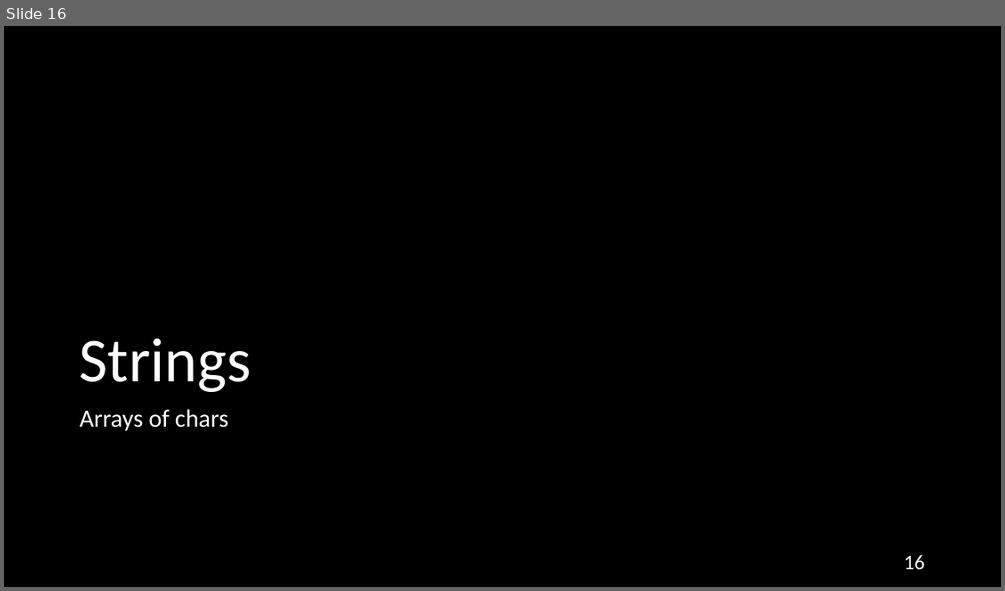
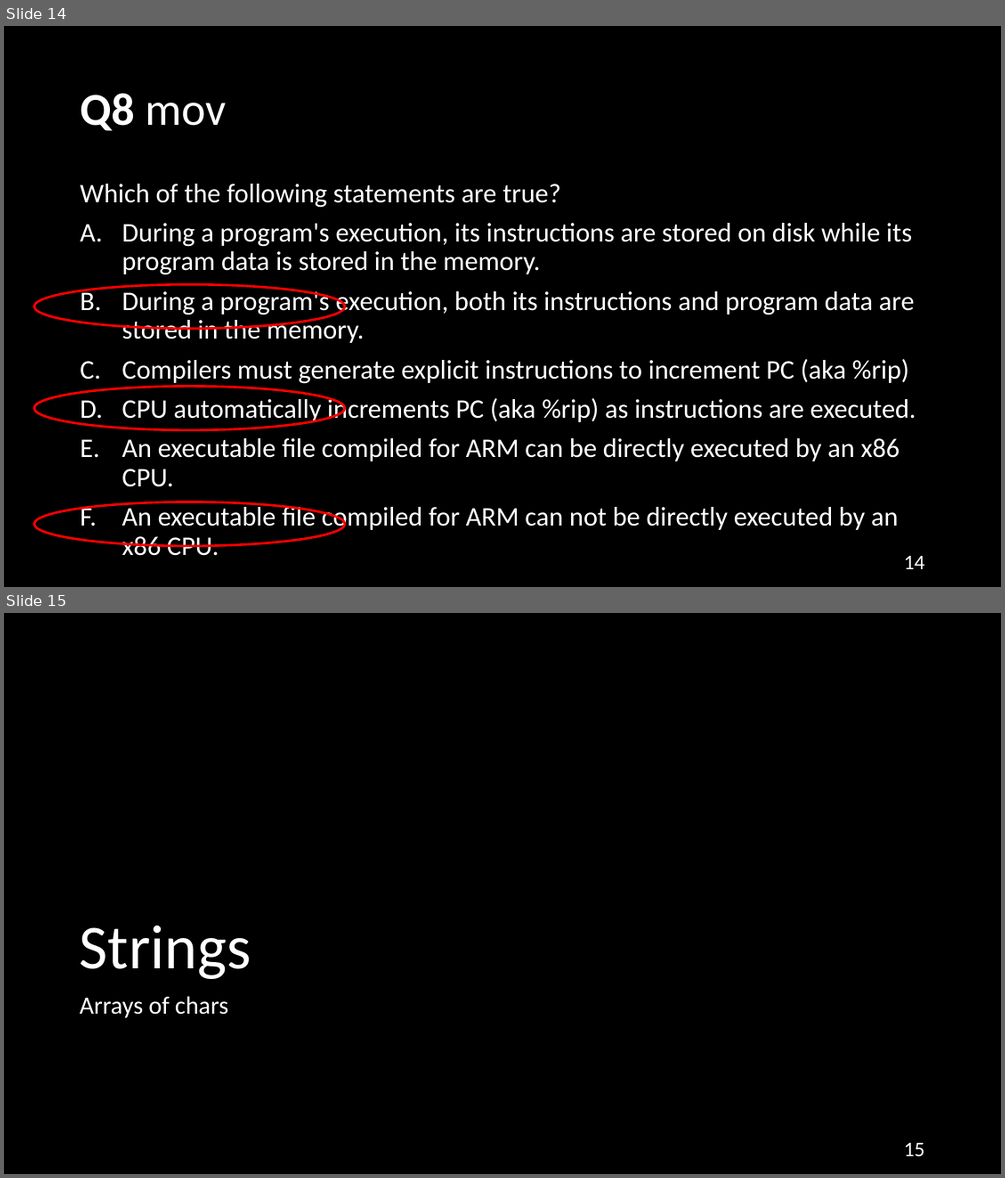
Before and after one commit to NYU-CSO/nyu-cso.github.io, a slide deck: rec-notes/r06.pptx. Shown one above the other, each under a label of ours: slide 16 before the commit, slides 14 and 15 after it. The pictures are 1005x591 and 1005x1178 pixels, drawn with LibreOffice and Linux fonts; fonts in the diff are those of the drawing. Boxes give left, top, right and bottom in pixels: in the first picture for what was removed or moved away, otherwise in the second. Text is boxed around its words. In the diff, an @@ line names an element or a change of style, - is before the commit and + after.

```diff
--- a/rec-notes/r06.pptx
+++ b/rec-notes/r06.pptx
@@ slide 14 added at box(4, 26, 1001, 587), background #000000 @@
@@ title added at box(80, 93, 226, 131), 44 pt, text #FFFFFF @@
+Q8 mov
@@ text added at box(80, 184, 916, 556), 25.9 pt, text #FFFFFF @@
+Which of the following statements are true?
+A. During a program's execution, its instructions are stored on disk while its program data is stored in the memory.
+B. During a program's execution, both its instructions and program data are stored in the memory.
+C. Compilers must generate explicit instructions to increment PC (aka %rip)
+D. CPU automatically increments PC (aka %rip) as instructions are executed.
+E. An executable file compiled for ARM can be directly executed by an x86 CPU.
+F. An executable file compiled for ARM can not be directly executed by an x86 CPU.
@@ ellipse added at box(34, 285, 345, 329), outline #FF0000 2.25 pt @@
@@ ellipse added at box(34, 386, 345, 430), outline #FF0000 2.25 pt @@
@@ ellipse added at box(34, 501, 345, 546), outline #FF0000 2.25 pt @@
@@ page number added at box(904, 556, 925, 569), 20 pt, text #FFFFFF @@
+14
@@ what was slide 16 is now slide 15 @@
@@ page number at box(904, 1143, 925, 1156): text changed @@
-16
+15
```
Also in this commit, not shown: 9 slides changed, 12 other slides added, 12 slides removed, 1 other file.
